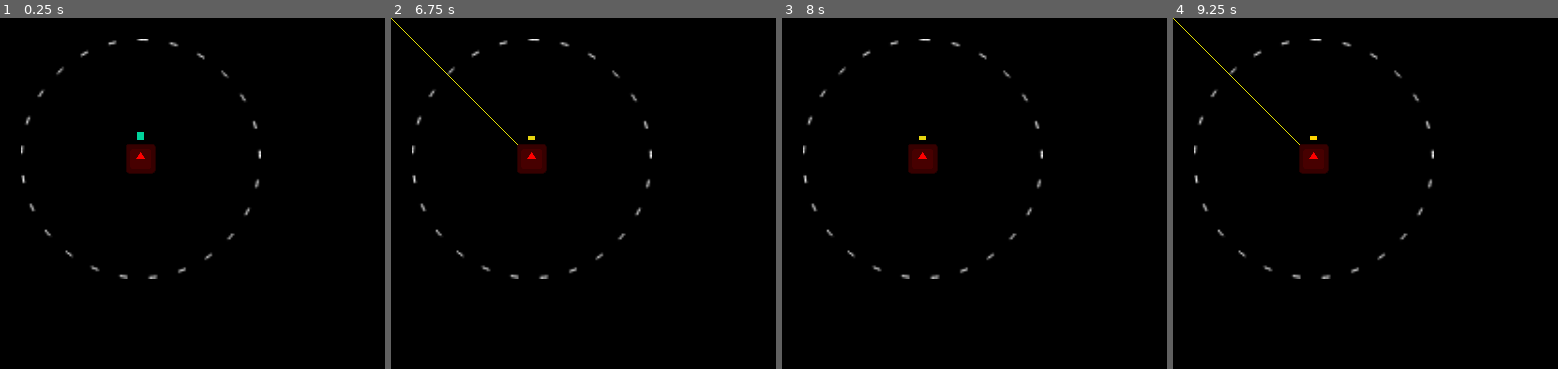
Above: before the commit, frames 1-4 (left to right).
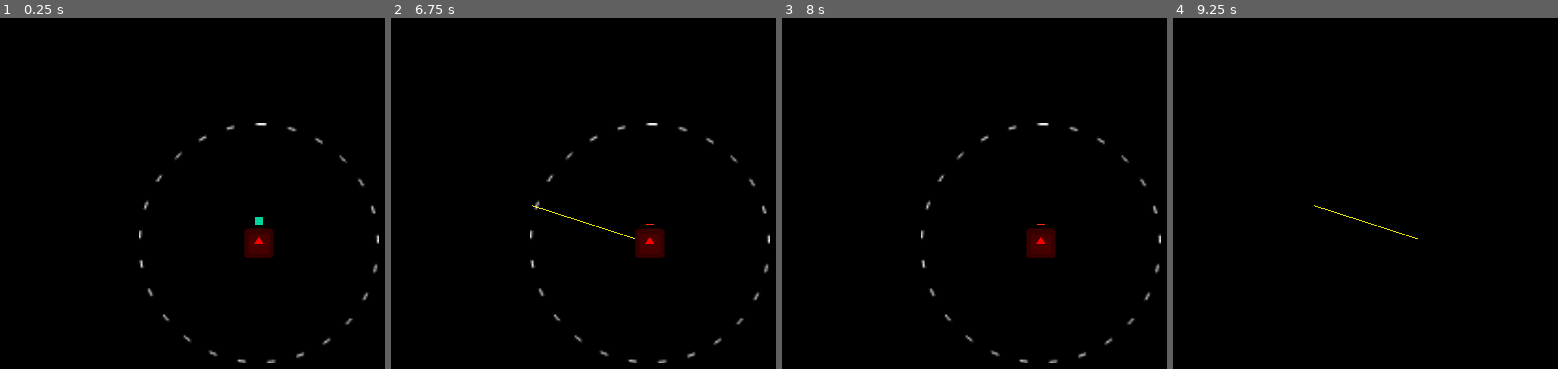
Above: after the commit, the same moments.

Repository: Slushie-Defense/Slushie
Game: Godot game, scene res://Entities/Weapons/WeaponBase.tscn
Same seed, same stepped clock (60 frames per second), same inputs: the game is played once before the commit and once after it. This scene is started directly instead of the project's main scene. The engine's default icon, where the game draws it, is replaced by a stand-in: a white triangle on a blue panel in a dark square. Sound files missing from this copy of the repository are replaced by a short silence.
Inputs:
- Up to frame 1 (0.25 s): no input
- Up to frame 2 (6.75 s): tap Enter (ui_accept) at 0.5, 0.77, 1.25, 1.52, 2, 2.75, 3.02, 3.5, 3.77, 4.25, 4.52, 6.02 s; hold Right (ui_right) 0.53-1.28 s; hold Down (ui_down) 1.28-2.03 s; hold Right (ui_right) 2.03-2.78 s; hold Up (ui_up) 2.78-3.53 s; hold Left (ui_left) 3.53-5.03 s; hold Down (ui_down) 5.03-5.78 s; hold Right (ui_right) 5.78-6.53 s; hold Up (ui_up) from 6.53 s (still down)
- Up to frame 3 (8 s): tap Enter (ui_accept) at 6.77, 7.52 s; release Up (ui_up) at 7.28 s; hold Right (ui_right) from 7.28 s (still down)
- Up to frame 4 (9.25 s): release Right (ui_right) at 8.03 s; hold Down (ui_down) 8.03-8.78 s; hold Left (ui_left) from 8.78 s (still down); tap Enter (ui_accept) at 9.02 s

The runs differ from the first frame. In frame 1, 2.6% of the frame differs, in the area x 5-99%, y 5-99%; in frame 2, 2.8%, in the area x 0-99%, y 0-99%; in frame 3, 2.6%; in frame 4, 1.5%.

Commit message:
Can target lock and attack now

Diff:
--- a/Entities/Weapons/WeaponBase.gd
+++ b/Entities/Weapons/WeaponBase.gd
@@ -20,21 +20,22 @@
 var number_of_rays : int = 1
 var angle_range : float = 30.0  # Angle range in degrees
 
+# Enemy targeting
+@onready var shapecast_2d : ShapeCast2D = $ShapeCast2D
+@export var autotarget_enemy : bool = true
+
 # Targeting
 var attack_range : float = 0.0
-var attack_target_position : Vector2 = Vector2.ZERO
+var attack_target_position : Vector2 = Vector2(0, 512)
+var attack_damage : int = 10
 
-# Does nothing at the moment
-var attack_damage : int = 5
-
-var attack_direction : Vector2 = Vector2.ZERO
-var explode_at_target : bool = false
+# Explosions
+@export var explode_at_target : bool = false
+var explosion_scene = load("res://Entities/Explosion/ExplosionAOE.tscn")
 
 func _ready():
 	shot_delay_timer.wait_time = delay_between_shots
 	shot_delay_timer.start()
-	# Test shot
-	attack_target_position = Vector2(500, 500)
 
 func _on_shot_delay_timer_timeout():
 	if shot_counter >= shots_before_reload:
@@ -65,11 +66,26 @@
 	# Play sound
 	sound_player.stream = sound_shoot
 	sound_player.play()
+	# Sweep the area
+	find_target_position()
 	# Fire the shot
 	fire_ray_cast()
+	# Draw the line
+	draw_line2d(raycast_2d)
+
+func find_target_position():
+	if autotarget_enemy:
+		# Completely random prioritization. Only searches for one enemy and aims at it, whatever it is
+		# Doing this as an optimization
+		shapecast_2d.force_shapecast_update() # Only enabled during the shot fired
+		if shapecast_2d.is_colliding():
+			var first_collision_result = shapecast_2d.get_collider(0)
+			if first_collision_result != null:
+				# If it hits something it can attack
+				if first_collision_result.has_method("attack"):
+					attack_target_position = first_collision_result.global_position - global_position
 
 func fire_ray_cast():
-	print("Raycast fired")
 	raycast_2d.target_position = attack_target_position
 	raycast_2d.force_raycast_update()
 	# See what it hit
@@ -81,9 +97,11 @@
 			var attack = Attack.new()
 			attack.damage = attack_damage
 			first_collision_result.attack(attack)
+
+func draw_line2d(passed_raycast):
 	# Line 2D
-	var global_position_of_hit : Vector2 = raycast_2d.get_collision_point()
-	var relative_position_of_hit : Vector2 = attack_target_position if first_collision_result == null else global_position_of_hit - global_position
+	var global_position_of_hit : Vector2 = passed_raycast.get_collision_point()
+	var relative_position_of_hit : Vector2 = global_position_of_hit - global_position if passed_raycast.is_colliding() else attack_target_position
 	line_2d.points = [Vector2.ZERO, relative_position_of_hit]
 	get_tree().create_timer(0.1).timeout.connect(clear_line_2d)
 
--- a/Entities/Weapons/WeaponBase.tscn
+++ b/Entities/Weapons/WeaponBase.tscn
@@ -1,11 +1,25 @@
-[gd_scene load_steps=4 format=3 uid="uid://vlnpbl6b074r"]
+[gd_scene load_steps=5 format=3 uid="uid://vlnpbl6b074r"]
 
 [ext_resource type="Script" path="res://Entities/Weapons/WeaponBase.gd" id="1_81enj"]
 [ext_resource type="AudioStream" uid="uid://ba12ewaccblp5" path="res://Entities/Weapons/Sounds/Splat.wav" id="2_uksl7"]
 [ext_resource type="PackedScene" uid="uid://digh6puar70w0" path="res://Entities/Enemy/Enemy.tscn" id="3_gbg1l"]
 
+[sub_resource type="CapsuleShape2D" id="CapsuleShape2D_pyci0"]
+radius = 96.0
+height = 512.0
+
 [node name="WeaponBase" type="Node2D"]
+position = Vector2(300, 400)
 script = ExtResource("1_81enj")
+
+[node name="ShapeCast2D" type="ShapeCast2D" parent="."]
+position = Vector2(128, 0)
+rotation = -1.5708
+enabled = false
+shape = SubResource("CapsuleShape2D_pyci0")
+target_position = Vector2(0, 0)
+max_results = 1
+collision_mask = 8
 
 [node name="AudioStreamPlayer2D" type="AudioStreamPlayer2D" parent="."]
 stream = ExtResource("2_uksl7")
@@ -24,7 +38,7 @@
 default_color = Color(0.905882, 0.890196, 0, 1)
 
 [node name="Enemy" parent="." instance=ExtResource("3_gbg1l")]
-position = Vector2(300, 300)
+position = Vector2(252, 81)
 ai_default_direction = Vector2(0, 0)
 
 [connection signal="timeout" from="ShotDelayTimer" to="." method="_on_shot_delay_timer_timeout"]
